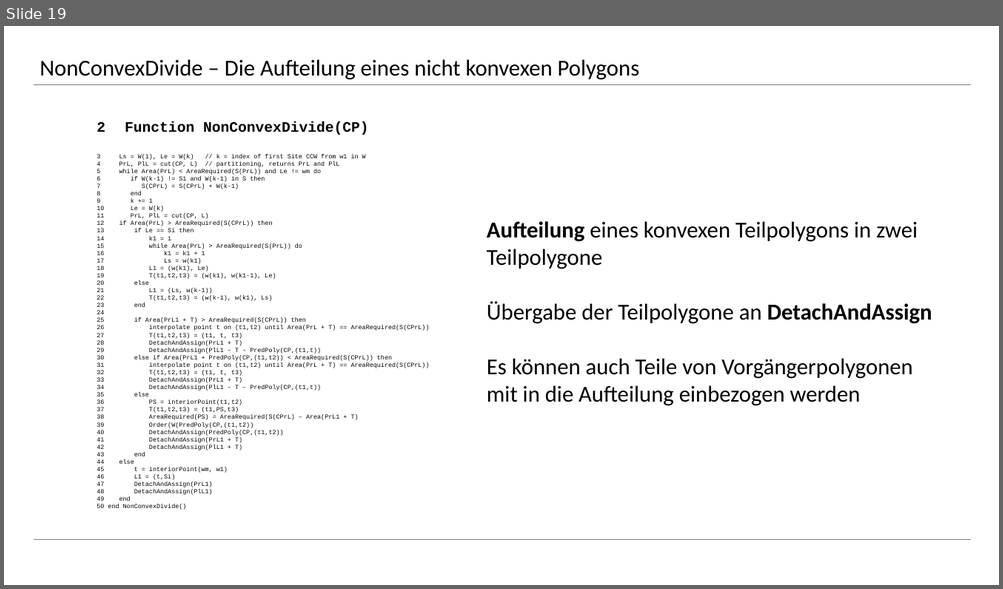
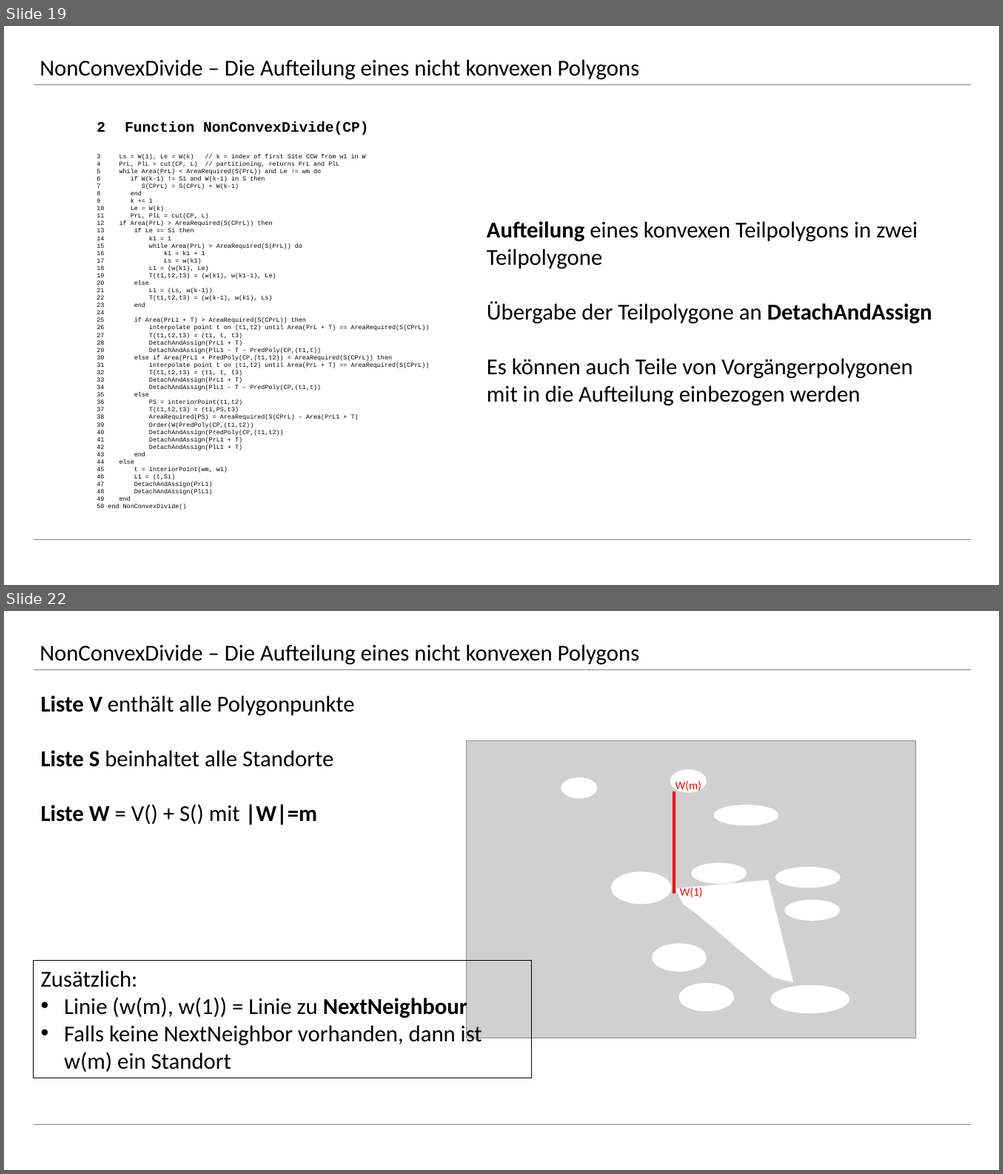
Before and after one commit to rhoentier/Algorithmische-Geometrie, a slide deck: Präsentation/Präsentation Steffen.pptx. Shown one above the other, each under a label of ours: slide 19 before the commit, slides 19 and 22 after it; the slides between them are not shown. The pictures are 1003x589 and 1003x1174 pixels, drawn with LibreOffice and Linux fonts; fonts in the diff are those of the drawing; grey boxes stand for pictures. Boxes give left, top, right and bottom in pixels: in the first picture for what was removed or moved away, otherwise in the second. Text is boxed around its words. In the diff, an @@ line names an element or a change of style, - is before the commit and + after.

```diff
--- a/Präsentation/Präsentation Steffen.pptx
+++ b/Präsentation/Präsentation Steffen.pptx
@@ slide 22 added at (4,611,999,1170), background #FFFFFF @@
@@ text added at (40,644,640,665), 22 pt, text #000000 @@
+NonConvexDivide – Die Aufteilung eines nicht konvexen Polygons
@@ line added from (33, 670) to (970, 670), #808080 0.5 pt @@
@@ text added at (41,695,355,825), 22 pt, text #000000 @@
+Liste V enthält alle Polygonpunkte
+Liste S beinhaltet alle Standorte
+Liste W = V() + S() mit |W|=m
@@ picture added at (466,741,916,1039) @@
@@ ellipse added at (560,777,597,798), fill #FFFFFF @@
@@ ellipse added at (670,770,707,793), fill #FFFFFF @@
@@ text added at (675,781,701,793), 11 pt, text #FF0000 @@
+W(m)
@@ line added from (674, 792) to (674, 894), #FF0000 2.25 pt @@
@@ ellipse added at (714,805,779,826), fill #FFFFFF @@
@@ ellipse added at (612,872,671,905), fill #FFFFFF @@
@@ ellipse added at (691,863,746,884), fill #FFFFFF @@
@@ ellipse added at (776,867,840,888), fill #FFFFFF @@
@@ freeform shape added at (675,880,794,982), fill #FFFFFF @@
@@ text added at (680,886,703,897), 11 pt, text #FF0000 @@
+W(1)
@@ ellipse added at (785,900,839,920), fill #FFFFFF @@
@@ ellipse added at (739,923,779,944), fill #FFFFFF @@
@@ rectangle added at (33,961,532,1079), outline #000000 0.75 pt, 22 pt, text #000000 @@
+Zusätzlich:
+• Linie (w(m), w(1)) = Linie zu NextNeighbour
+• Falls keine NextNeighbor vorhanden, dann ist w(m) ein Standort
@@ ellipse added at (652,944,706,972), fill #FFFFFF @@
@@ ellipse added at (678,983,734,1011), fill #FFFFFF @@
@@ ellipse added at (770,985,849,1014), fill #FFFFFF @@
@@ line added from (33, 1125) to (970, 1125), #808080 0.5 pt @@
```
Also in this commit, not shown: 6 slides changed, 8 other slides added.
